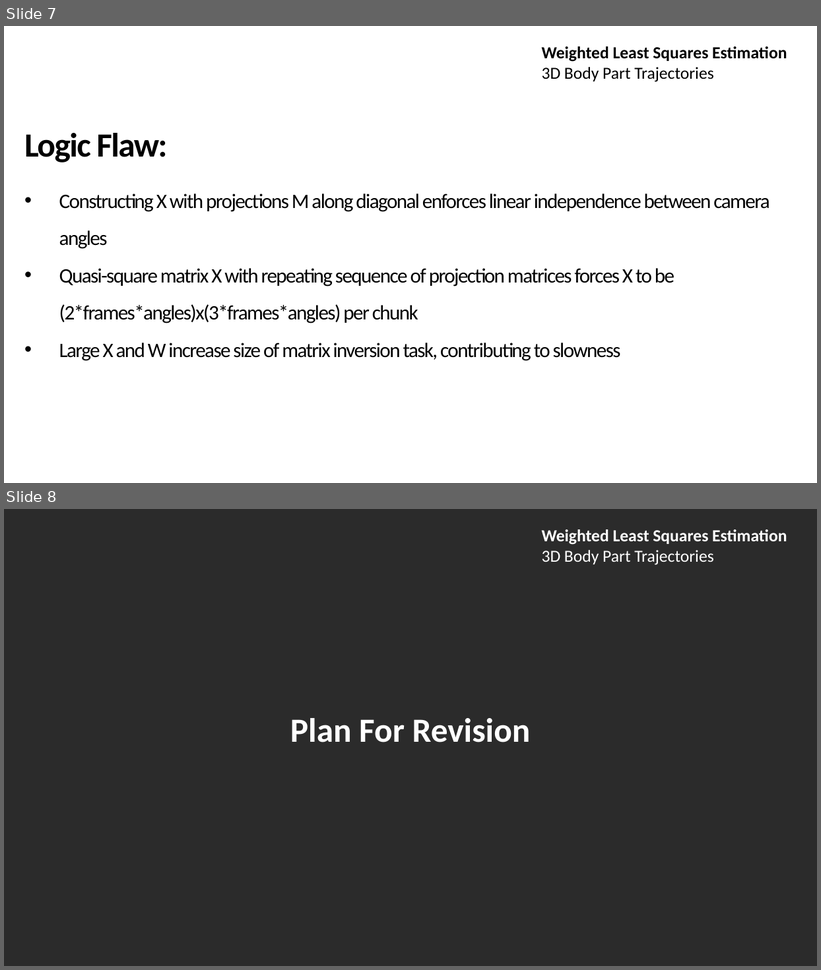
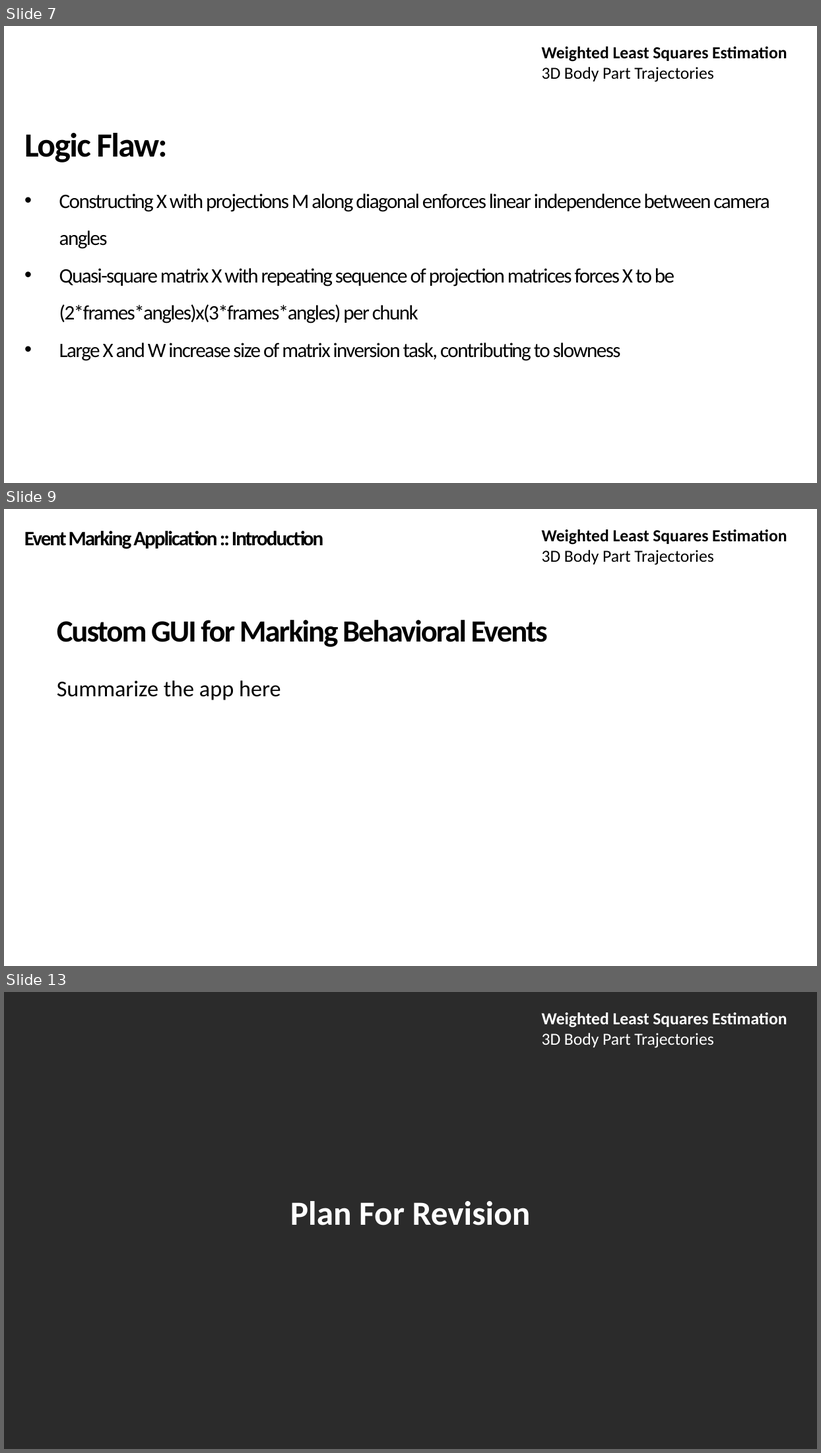
Before and after one commit to neekonsu/POSE_EVENT_MARK, a slide deck: wls_gated_dlc_triangulation/Weighted_Least_Squares.pptx. Shown one above the other, each under a label of ours: slides 7 and 8 before the commit, slides 7, 9 and 13 after it; the slides between them are not shown. The pictures are 821x970 and 821x1453 pixels, drawn with LibreOffice and Linux fonts; fonts in the diff are those of the drawing; background and template pictures are left out; a plain dark background stands for a picture behind light text. Boxes give left, top, right and bottom in pixels: in the first picture for what was removed or moved away, otherwise in the second. Text is boxed around its words. In the diff, an @@ line names an element or a change of style, - is before the commit and + after.

Commit message:
Updated slides to represent file structure, todo generate figures for nsx and marks file previews, finish annotating 20200723, finish fixing trajectories, retrain DLC model, generate dataset by 20th

```diff
--- a/wls_gated_dlc_triangulation/Weighted_Least_Squares.pptx
+++ b/wls_gated_dlc_triangulation/Weighted_Least_Squares.pptx
@@ slide 9 added at (4,509,817,966), background picture (left out) @@
@@ text added at (24,531,323,549), 40 pt, text #000000, bold @@
+Event Marking Application :: Introduction
@@ title added at (542,529,787,565), 33 pt, text #000000, bold @@
+Weighted Least Squares Estimation
+3D Body Part Trajectories
@@ text added at (57,620,548,700), 60 pt, text #000000, bold @@
+Custom GUI for Marking Behavioral Events
+Summarize the app here
@@ what was slide 8 is now slide 13 @@
```
Also in this commit, not shown: 2 slides changed, 4 other slides added, 1 other file.
